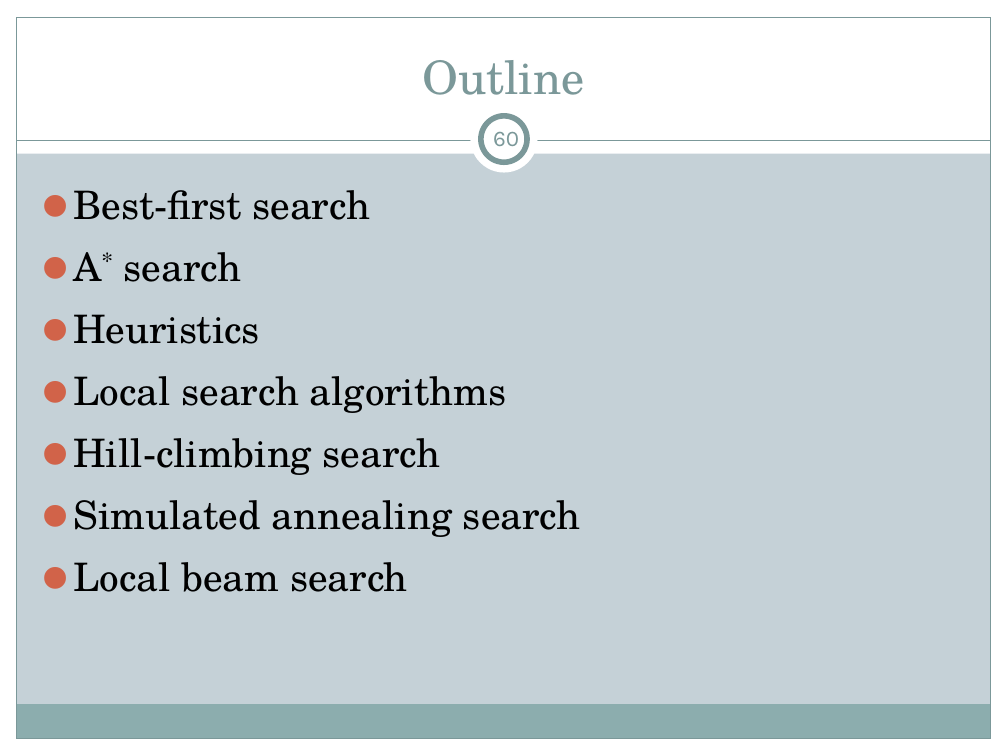
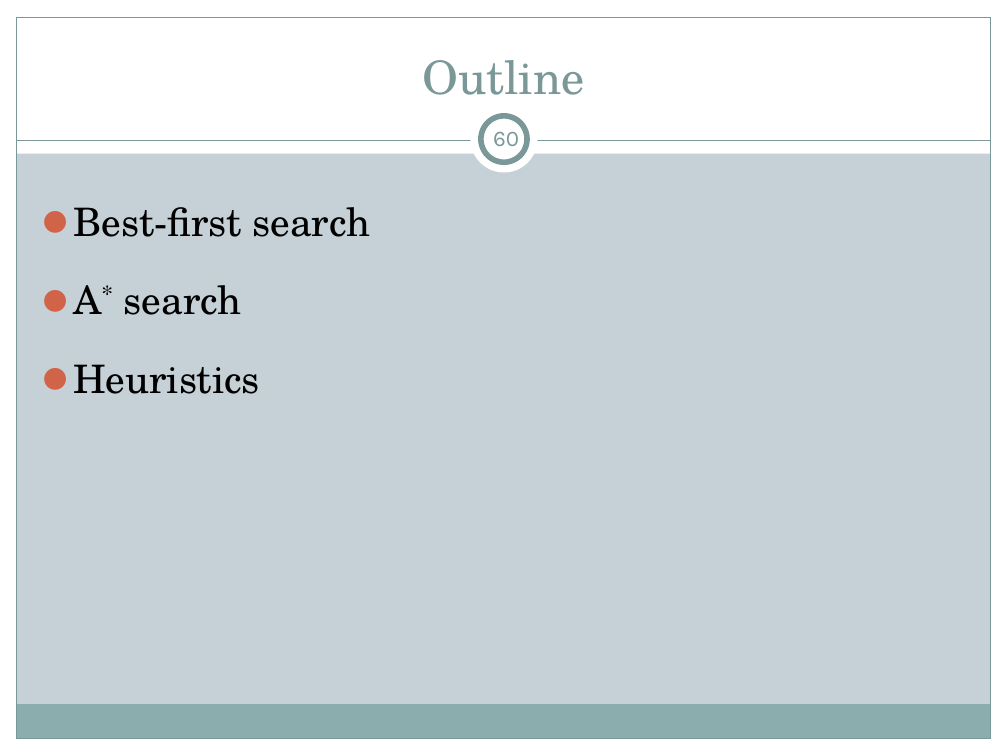
Before and after one commit to motazsaad/ai-csci4304, a slide deck: slide 60 of lecture-slides/aima/ai-chapter3-and-4-problem-solving-by-search-aima.pptx. Drawn at 1008x756 pixels with LibreOffice and Linux fonts; fonts in the diff are those of the drawing. Boxes give left, top, right and bottom in pixels: in the first picture for what was removed or moved away, otherwise in the second. Text is boxed around its words. In the diff, an @@ line names an element or a change of style, - is before the commit and + after.

Commit message:
update search slides

```diff
--- a/lecture-slides/aima/ai-chapter3-and-4-problem-solving-by-search-aima.pptx
+++ b/lecture-slides/aima/ai-chapter3-and-4-problem-solving-by-search-aima.pptx
@@ text "Best-first search" at <box>73,207,370,394</box>: line spacing 1.15 to 1.5 @@
@@ text at <box>73,376,581,592</box>: paragraphs removed @@
-⚫ Local search algorithms
-⚫ Hill-climbing search
-⚫ Simulated annealing search
-⚫ Local beam search
```
Also in this commit, not shown: 6 other slides changed, 2 other files.
